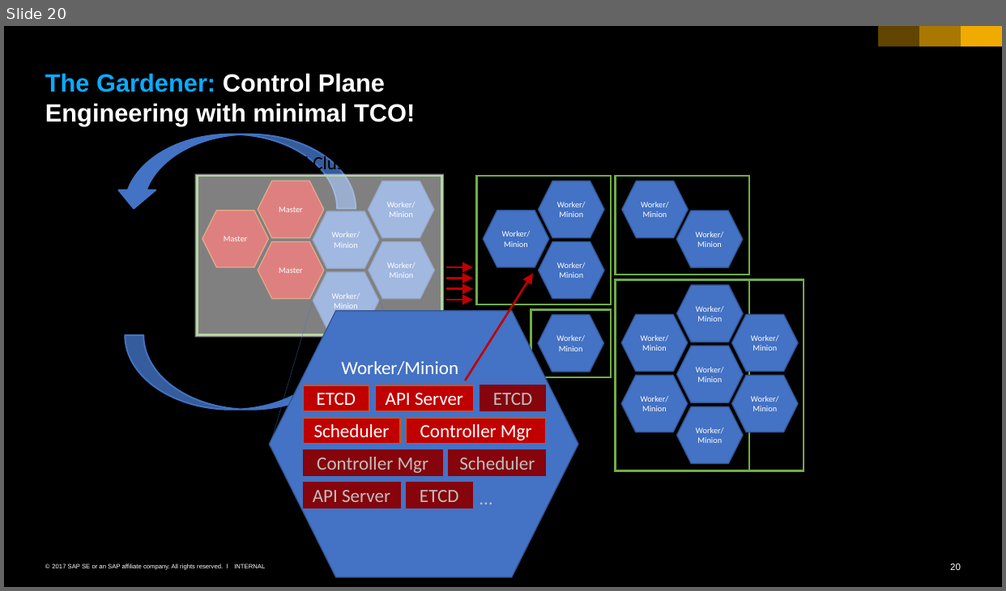
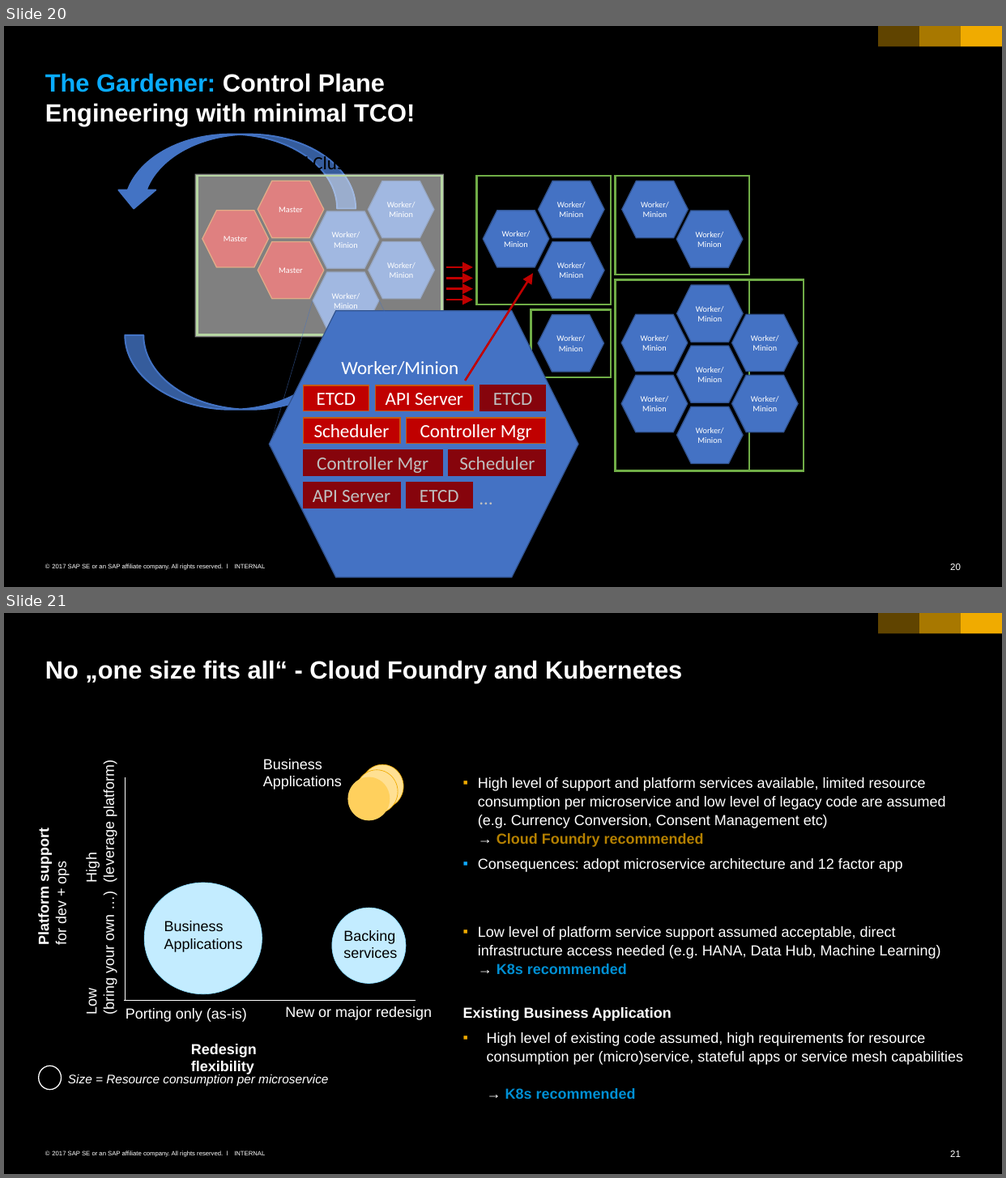
Before and after one commit to cuijiyao01/docker-k8s-training, a slide deck: kubernetes/11_administration.pptx. Shown one above the other, each under a label of ours: slide 20 before the commit, slides 20 and 21 after it. The pictures are 1006x591 and 1006x1178 pixels, drawn with LibreOffice and Linux fonts; fonts in the diff are those of the drawing. Boxes give left, top, right and bottom in pixels: in the first picture for what was removed or moved away, otherwise in the second. Text is boxed around its words. In the diff, an @@ line names an element or a change of style, - is before the commit and + after.

Commit message:
+ gardener and cf slide

```diff
--- a/kubernetes/11_administration.pptx
+++ b/kubernetes/11_administration.pptx
@@ slide 21 added at (x1=4, y1=613, x2=1002, y2=1174), background #000000; not listed: 6 template elements that a slide beside it also shows @@
@@ title added at (x1=45, y1=660, x2=682, y2=683), 24 pt, text #FFFFFF, bold @@
+No „one size fits all“ - Cloud Foundry and Kubernetes
@@ group added at (x1=263, y1=759, x2=403, y2=820): 3 ellipses, 1 text @@
+Business Applications
@@ text added at (x1=463, y1=777, x2=963, y2=1099), 14 pt, text #FFFFFF @@
+  Business Applications
+  ▪ High level of support and platform services available, limited resource consumption per microservice and low level of legacy code are assumed (e.g. Currency Conversion, Consent Management etc)
+    → Cloud Foundry recommended
+  ▪ Consequences: adopt microservice architecture and 12 factor app
+New and existing Backing Service
+  ▪ Low level of platform service support assumed acceptable, direct infrastructure access needed (e.g. HANA, Data Hub, Machine Learning)
+    → K8s recommended
+  Existing Business Application
+  ▪ High level of existing code assumed, high requirements for resource consumption per (micro)service, stateful apps or service mesh capabilities
+    → K8s recommended
@@ ellipse added at (x1=144, y1=882, x2=262, y2=994), fill #C3ECFF, outline #87D8FF 0.5 pt @@
@@ text added at (x1=164, y1=921, x2=243, y2=952), 14 pt, text #000000 @@
+Business Applications
@@ ellipse added at (x1=332, y1=908, x2=406, y2=983), fill #C3ECFF, outline #87D8FF 0.5 pt @@
@@ text added at (x1=343, y1=931, x2=397, y2=958), 14 pt, text #000000 @@
+Backing services
@@ group added at (x1=36, y1=766, x2=432, y2=1089): 7 texts, 2 lines, 1 ellipse @@
+Porting only (as-is)
+New or major redesign
+Platform support for dev + ops
+Redesign flexibility
+Low
+(bring your own …)
+High
+(leverage platform)
+Size = Resource consumption per microservice
```
